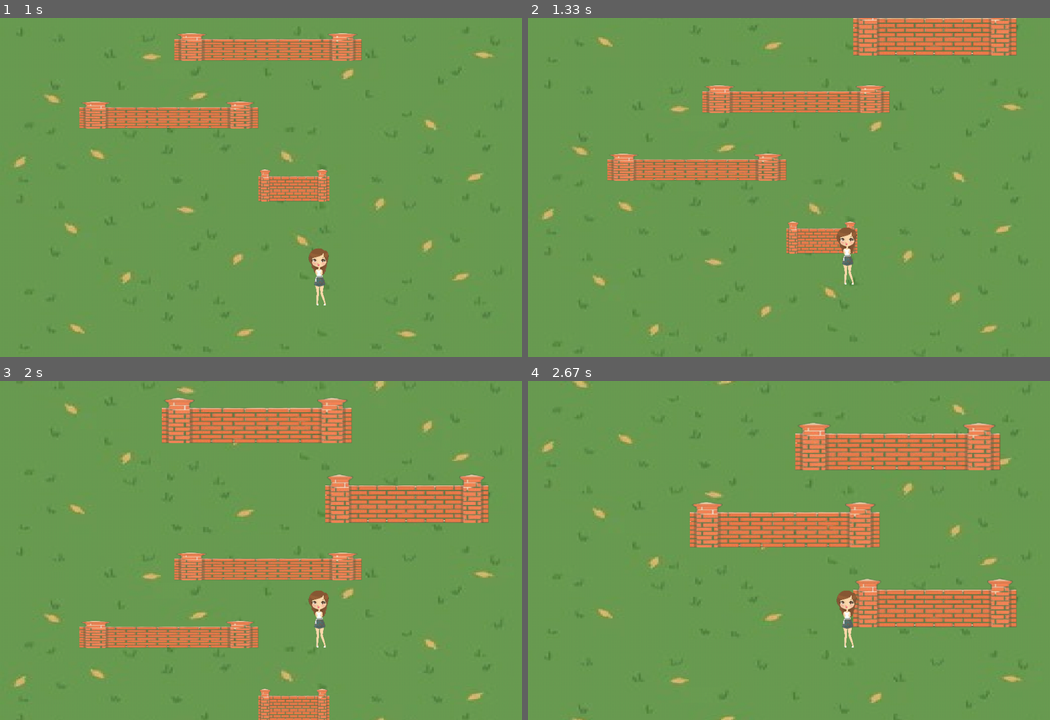
Above: before the commit, frames 1-4 (two rows, left to right).
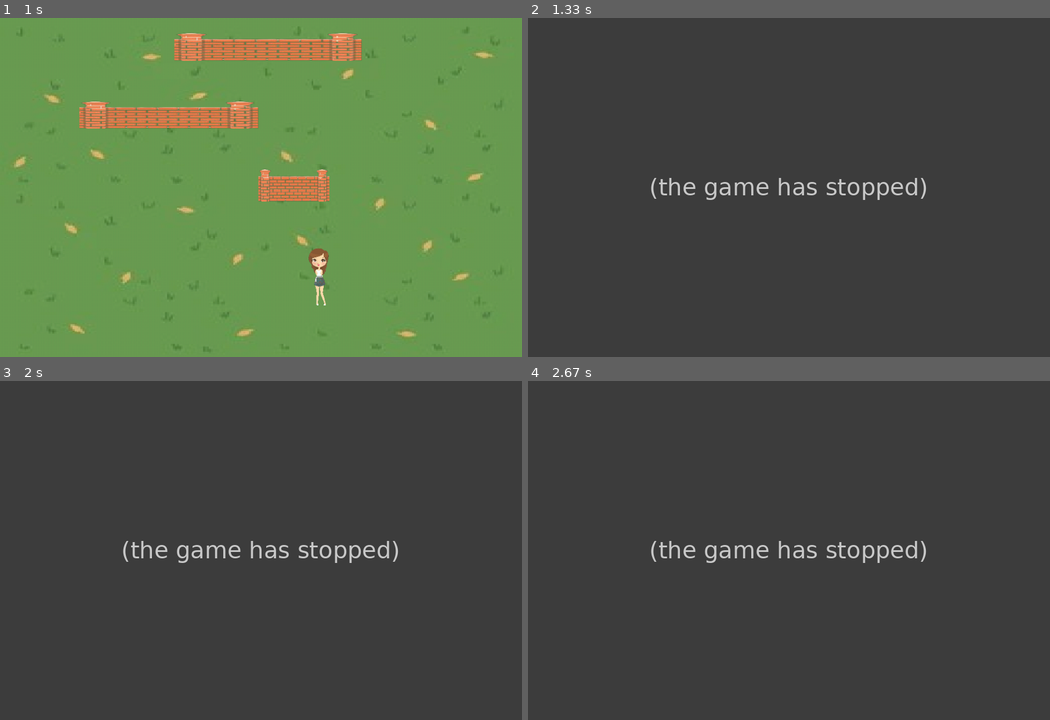
Above: after the commit, the same moments.

Repository: RH14526/pygame_n_e_r
Game: pygame game, started from main.py
Same seed, same stepped clock (60 frames per second), same inputs: the game is played once before the commit and once after it.
Inputs:
- Up to frame 1 (1 s): hold Right 0.33-0.8 s; hold Up from 0.83 s (still down)
- Up to frame 2 (1.33 s): release Up at 1.13 s
- Up to frame 3 (2 s): no input
- Up to frame 4 (2.67 s): no input

Frame 1 is identical in both runs. In frame 2, 100% of the frame differs, in the area x 0-100%, y 0-100%; in frame 3, 100%; in frame 4, 100%.
After the commit the program exited at 1.17 s; later frames show no game.

Commit message:
ffixed colide

Diff:
--- a/main.py
+++ b/main.py
@@ -65,6 +65,11 @@
                 walls.remove(wall)
 
         my_hero = Hero(hero_x, hero_y, HERO_HEIGHT, HERO_WIDTH)
+
+        list_of_rects = [b.get_rect() for b in walls]
+        if not my_hero.get_rect().collidelist(list_of_rects) == -1:
+            finish = True
+
         my_hero.display_hero()
         pygame.display.flip()
 
